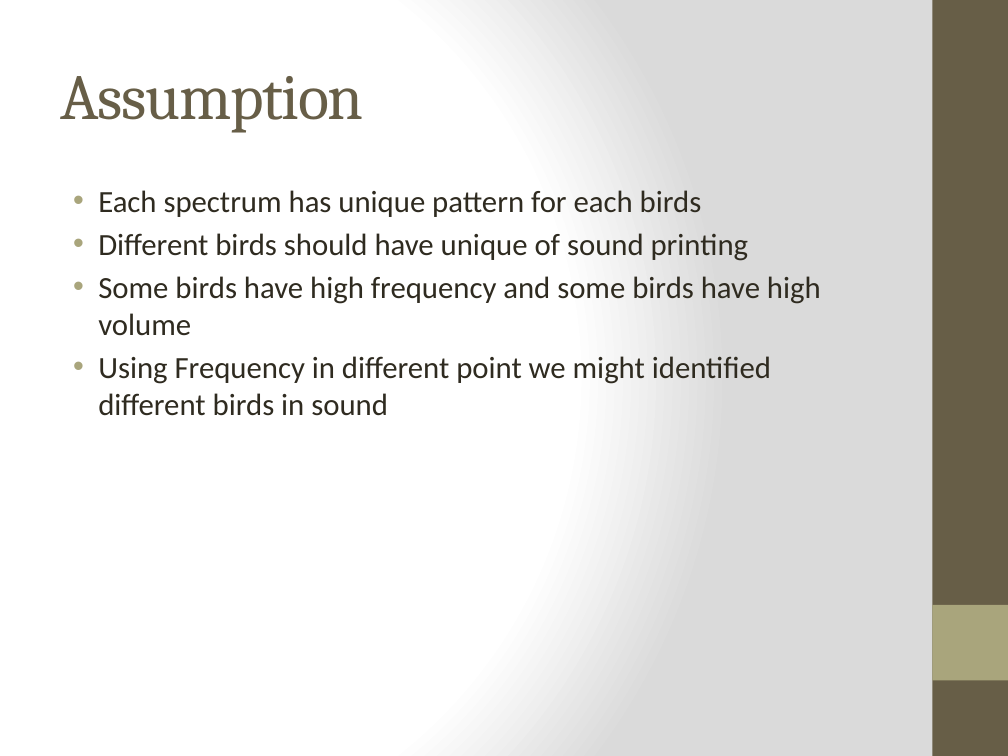
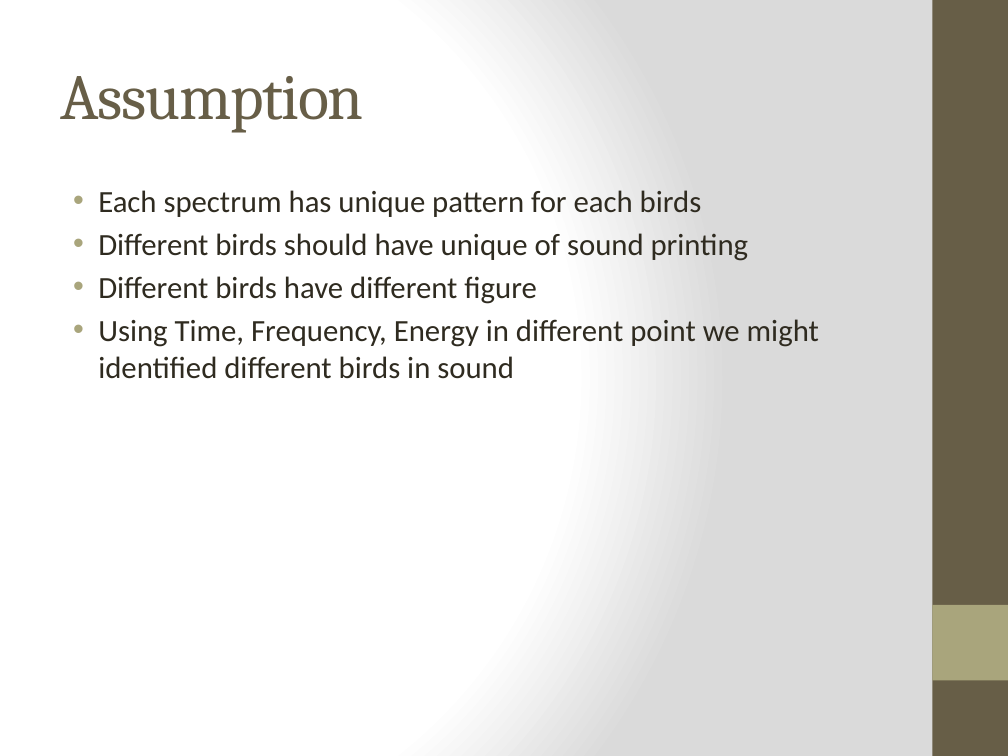
Before and after one commit to weihuang023/PatternRecognitiononSoundofBirds, a slide deck: slide 5 of PowerPoints/SoundofBirds1stPresentation.pptx. Drawn at 1008x756 pixels with LibreOffice and Linux fonts; fonts in the diff are those of the drawing. Boxes give left, top, right and bottom in pixels: in the first picture for what was removed or moved away, otherwise in the second. Text is boxed around its words. In the diff, an @@ line names an element or a change of style, - is before the commit and + after.

Commit message:
update powerpoints

```diff
--- a/PowerPoints/SoundofBirds1stPresentation.pptx
+++ b/PowerPoints/SoundofBirds1stPresentation.pptx
@@ text at (x1=98, y1=276, x2=819, y2=379): text changed @@
-• Some birds have high frequency and some birds have high volume
-• Using Frequency in different point we might identified different birds in sound
+• Different birds have different figure
+• Using Time, Frequency, Energy in different point we might identified different birds in sound
```
